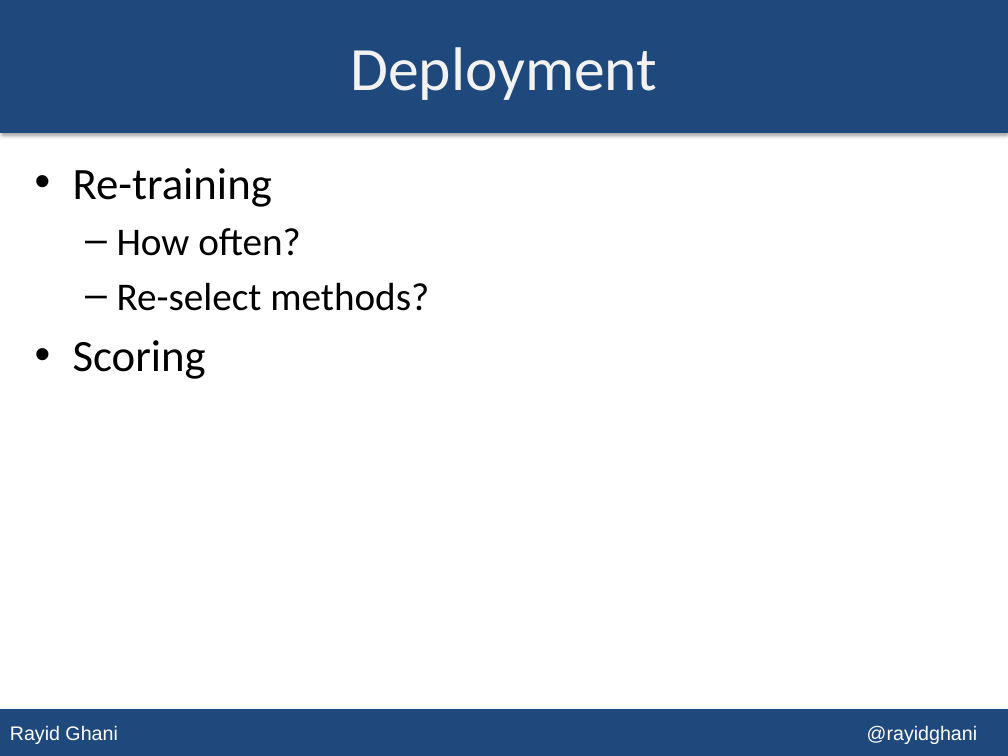
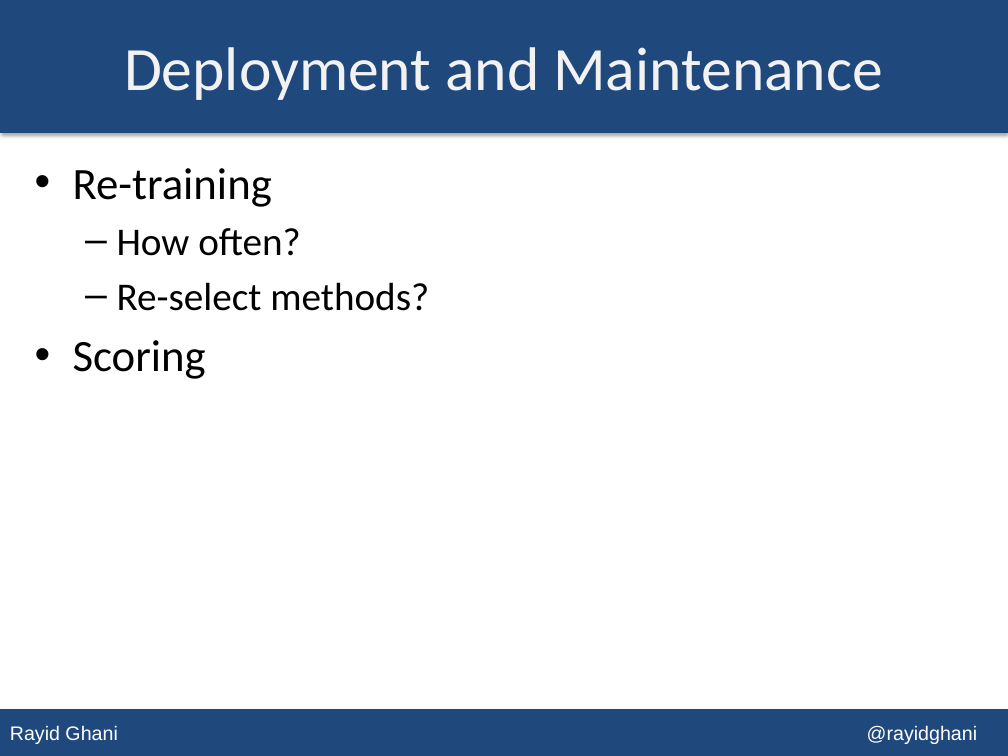
Before and after one commit to dssg/MLforPublicPolicy, a slide deck: slide 11 of Lectures/Lecture 03 - Machine Learning Process.pptx (slide 10 before the commit). Drawn at 1008x756 pixels with LibreOffice and Linux fonts; fonts in the diff are those of the drawing. Boxes give left, top, right and bottom in pixels: in the first picture for what was removed or moved away, otherwise in the second. Text is boxed around its words. In the diff, an @@ line names an element or a change of style, - is before the commit and + after.

```diff
--- a/Lectures/Lecture 03 - Machine Learning Process.pptx
+++ b/Lectures/Lecture 03 - Machine Learning Process.pptx
@@ title at box(124, 47, 883, 100): text changed @@
-Deployment
+Deployment and Maintenance
```
Also in this commit, not shown: 1 other slide changed, 1 slide added.
